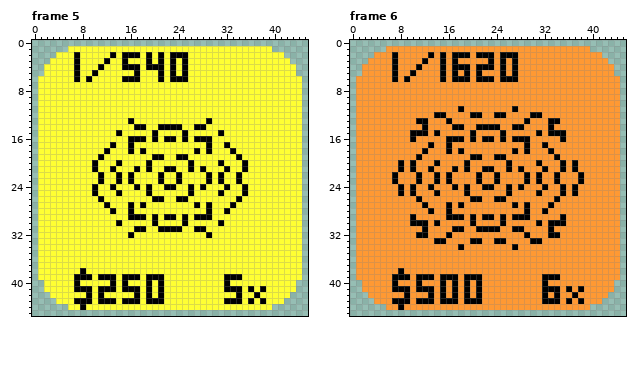
Edited in one commit: pixel-art file (ase/scratch-prize.ase). The picture above was drawn from the file before the commit.
46x46 pixels, 7 frames. Shown: frame 5, frame 6. The commit also changed other frames, which this record leaves out.
New version:
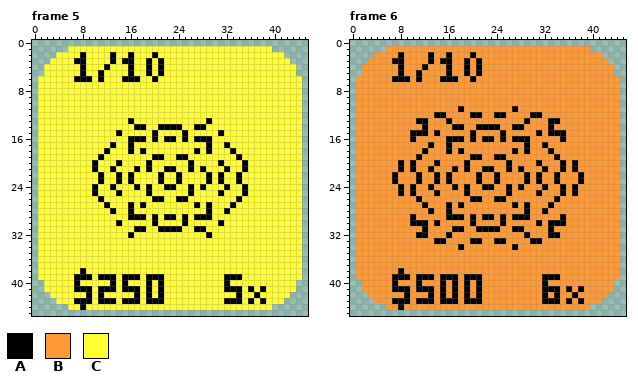
Palette (. is transparent): A #000000  B #ff9933  C #ffff33
The exact change:
Frame 5, layer "Layer 2":
Colour C becomes colour A in row 2 at x 8 and 20; in row 3 at x 8, 13 and 16; in row 4 at x 8 and 12; in row 5 at x 8, 11, 16 and 19; in row 6 at x 8, 11 and 20.
Colour A becomes colour C in row 2 at x 7, 15, 17, 19, 21 and 23 to 25; in row 3 at x 12, 23 and 25; in row 4 at x 7, 11, 15, 17, 20, 23 and 25; in row 5 at x 7, 10, 17, 23 and 25; in row 6 at x 21 and 23 to 25.
Frame 6, layer "Layer 2":
Colour B becomes colour A in row 2 at x 8, 16 and 20; in row 3 at x 8, 13, 16, 19 and 21; in row 4 at x 8, 12 and 16; in row 5 at x 8, 11 and 16; in row 6 at x 8, 11, 16 and 20.
Colour A becomes colour B in row 2 at x 7, 15, 17 to 19, 21 to 23 and 25 to 27; in row 3 at x 12, 17, 23, 25 and 27; in row 4 at x 7, 11, 15, 17 to 18, 22 to 23, 25 and 27; in row 5 at x 7, 10, 15, 17, 25 and 27; in row 6 at x 18 to 19, 21 to 23 and 25 to 27.
Boxes around the changes in both pictures, in picture pixels (x1, y1, x2, y2):
changed: (74, 52, 188, 82)
changed: (392, 52, 518, 82)
